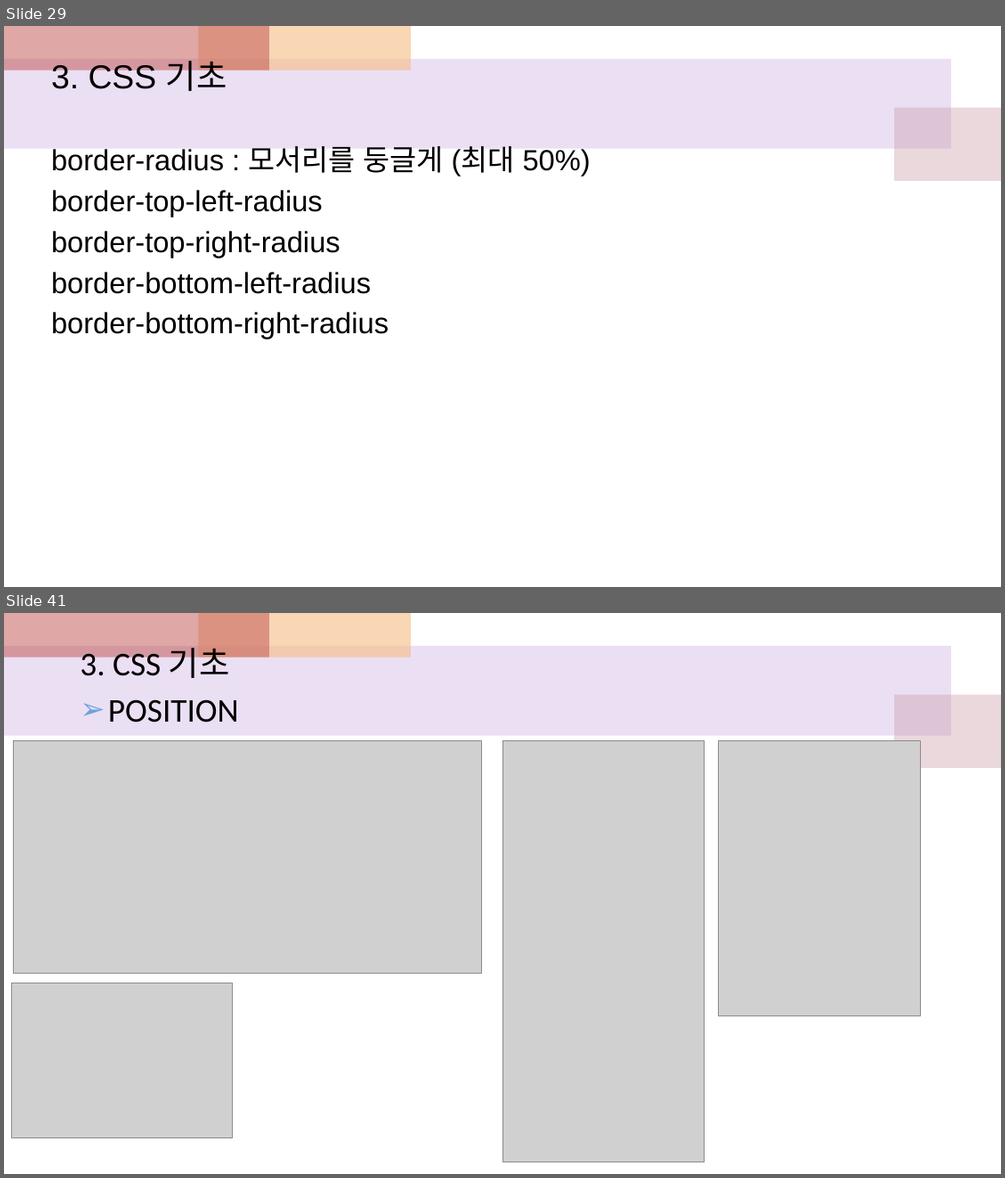
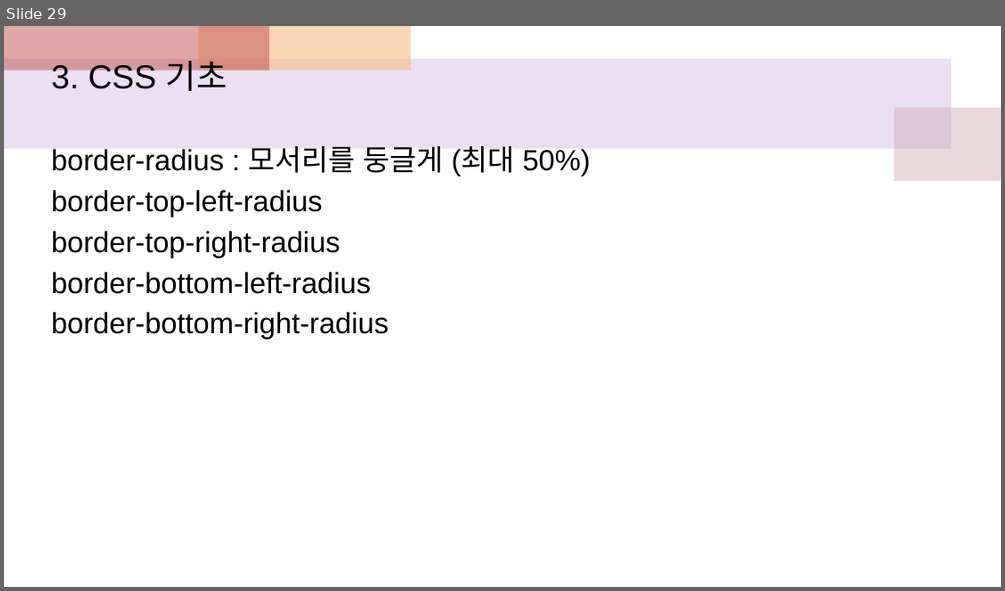
Before and after one commit to sonsungjong/html_css, a slide deck: htmlcss수업참고자료.pptx. Shown one above the other, each under a label of ours: slides 29 and 41 before the commit, slide 29 after it; the slides between them are not shown. The pictures are 1005x1178 and 1005x591 pixels, drawn with LibreOffice and Linux fonts; fonts in the diff are those of the drawing; grey boxes stand for pictures. Boxes give left, top, right and bottom in pixels: in the first picture for what was removed or moved away, otherwise in the second. Text is boxed around its words. In the diff, an @@ line names an element or a change of style, - is before the commit and + after.

```diff
--- a/htmlcss수업참고자료.pptx
+++ b/htmlcss수업참고자료.pptx
@@ slide 41 removed at box(4, 613, 1001, 1174), background #FFFFFF; not listed: 4 template elements that a slide beside it also shows @@
@@ text removed at box(80, 641, 239, 722) @@
-3. CSS 기초
-➢ POSITION
@@ picture removed at box(13, 740, 481, 973) @@
@@ picture removed at box(502, 740, 704, 1162) @@
@@ picture removed at box(718, 740, 920, 1015) @@
@@ picture removed at box(12, 982, 233, 1137) @@
```
Also in this commit, not shown: 8 slides changed, 12 slides added, 11 other slides removed.
